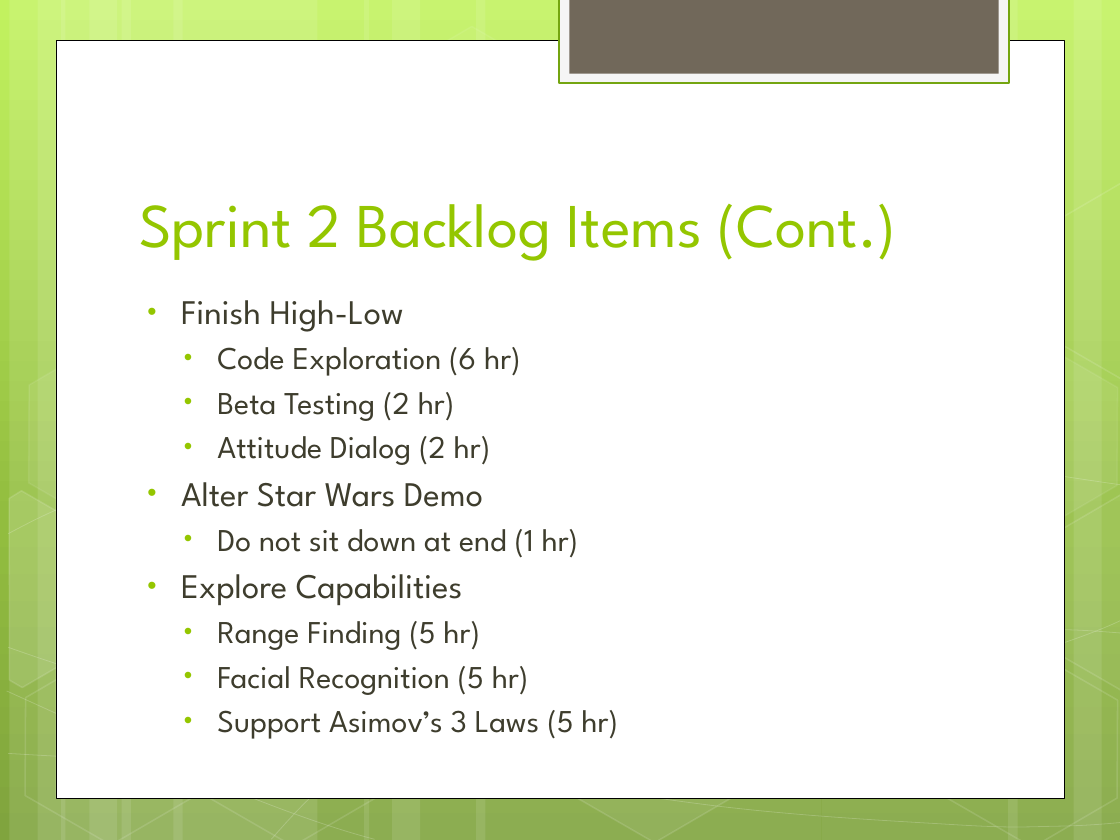
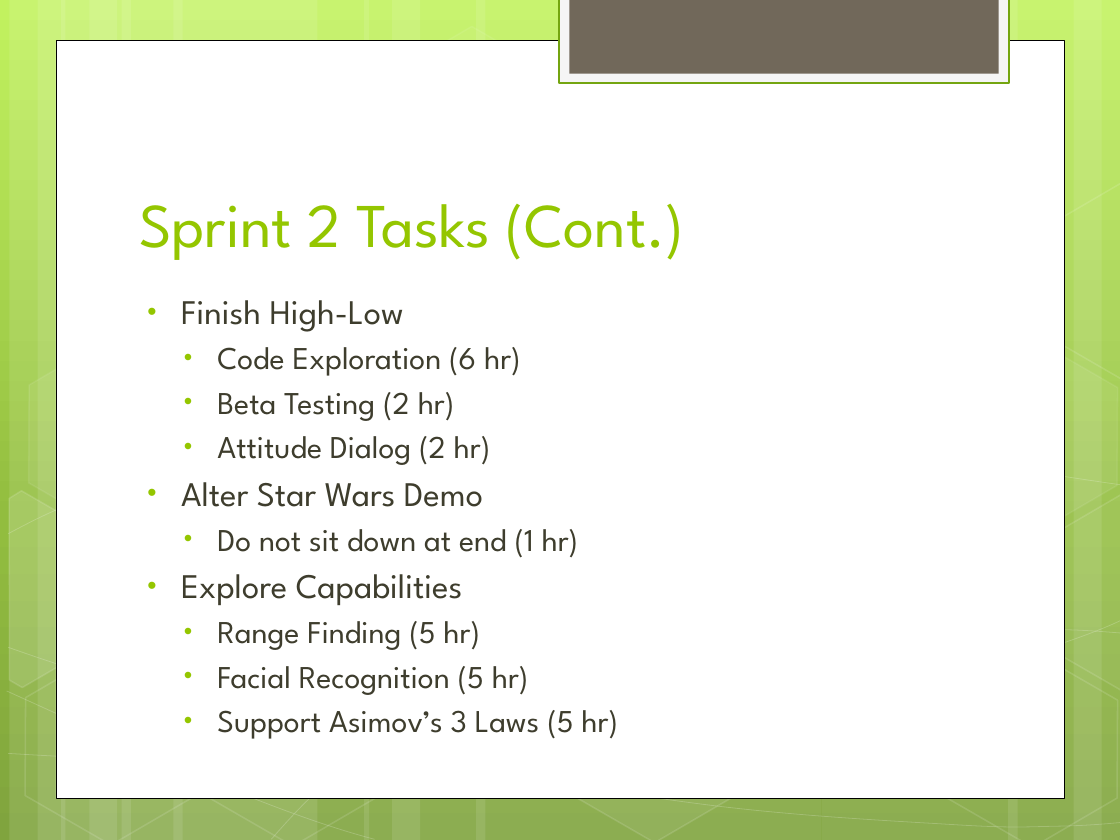
Before and after one commit to jacobrtaylor/NaoCapstone2017, a slide deck: slide 6 of NAO Sprint 2 Review.pptx (slide 4 before the commit). Drawn at 1120x840 pixels with LibreOffice and Linux fonts; fonts in the diff are those of the drawing. Boxes give left, top, right and bottom in pixels: in the first picture for what was removed or moved away, otherwise in the second. Text is boxed around its words. In the diff, an @@ line names an element or a change of style, - is before the commit and + after.

```diff
--- a/NAO Sprint 2 Review.pptx
+++ b/NAO Sprint 2 Review.pptx
@@ title at (139, 203, 685, 260): text changed @@
-Sprint 2 Backlog Items (Cont.)
+Sprint 2 Tasks (Cont.)
```
Also in this commit, not shown: 5 other slides changed, 3 slides added.
